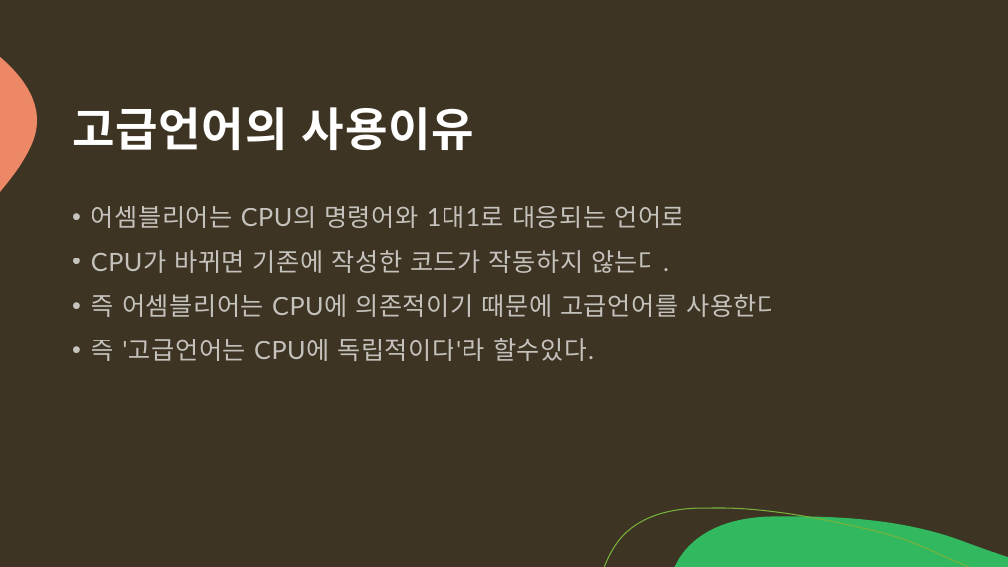
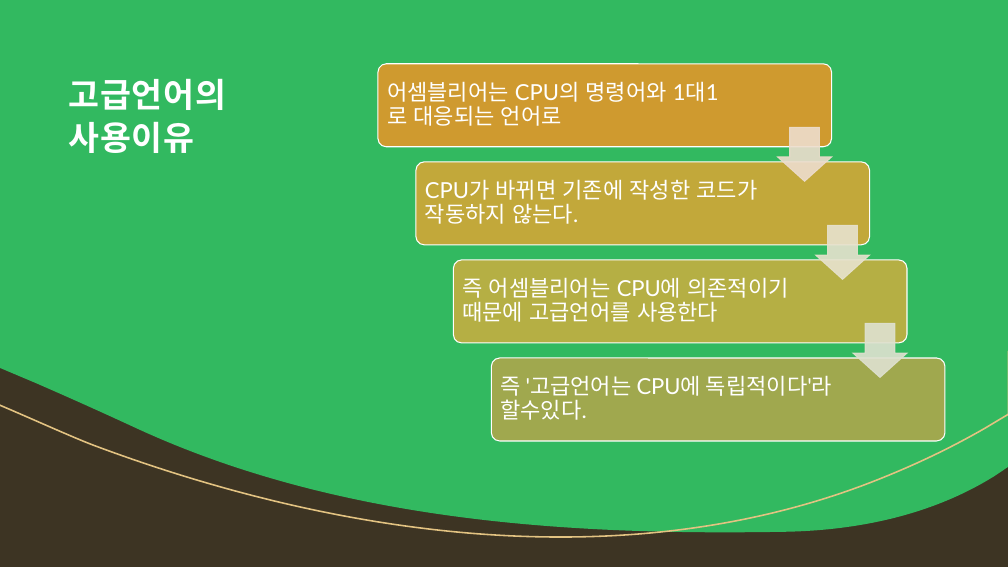
Before and after one commit to arkchimy/_Algorithm, a slide deck: slide 1 of 전공지식/C언어의 기초/C언어 기초지식.pptx. Drawn at 1008x567 pixels with LibreOffice and Linux fonts; fonts in the diff are those of the drawing. Boxes give left, top, right and bottom in pixels: in the first picture for what was removed or moved away, otherwise in the second. Text is boxed around its words. In the diff, an @@ line names an element or a change of style, - is before the commit and + after.

```diff
--- a/전공지식/C언어의 기초/C언어 기초지식.pptx
+++ b/전공지식/C언어의 기초/C언어 기초지식.pptx
@@ rectangle added at (0, 0, 1008, 567), fill #3D3423 @@
@@ freeform shape added at (0, 0, 1008, 532), fill #32B960 @@
@@ freeform shape added at (0, 0, 1008, 567), outline #E3C382 1.5 pt @@
@@ title "고급언어의 사용이유" at (69, 78, 227, 153): size 44 to 32 pt; vertical alignment middle to top @@
@@ text removed at (91, 206, 780, 361) @@
-• 어셈블리어는 CPU의 명령어와 1대1로 대응되는 언어로
-• CPU가 바뀌면 기존에 작성한 코드가 작동하지 않는다.
-• 즉 어셈블리어는 CPU에 의존적이기 때문에 고급언어를 사용한다
-• 즉 '고급언어는 CPU에 독립적이다'라 할수있다.
@@ group added at (378, 64, 945, 442): 4 rounded rectangles, 4 texts, 3 down arrows @@
+어셈블리어는 CPU의 명령어와 1대1로 대응되는 언어로
+CPU가 바뀌면 기존에 작성한 코드가 작동하지 않는다.
+즉 어셈블리어는 CPU에 의존적이기 때문에 고급언어를 사용한다
+즉 '고급언어는 CPU에 독립적이다'라 할수있다.
```
Also in this commit, not shown: 3 other slides changed, 11 slides added.
